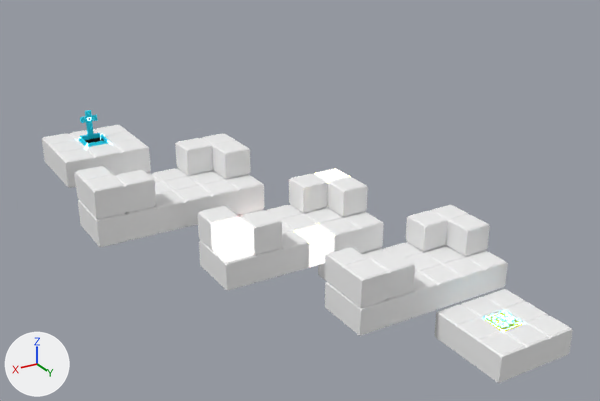
An edit to the FBX model Assets/Graphics/Models/Levels/P_LevelCascade.fbx, drawn before and after from the same camera.
Both versions are drawn from a 50 mm camera at (12.3, 22.26, 11.4) aimed at (-0.83, 0.38, 0.47). Every picture has the same lights, and +X, +Y and +Z are marked at lower left. Where no turn or scale is listed for an object, it has been applied to the vertices.

Objects in the first picture: 'Ground 11', 'Ground 12', 'Ground 13', 'Ground 49', 'Ground 50', 'Ground 56', 'Ground 58', 'Ground 60', 'Ground 61', 'Ground 70', 'Ground 72', 'SM_Ground 1'.
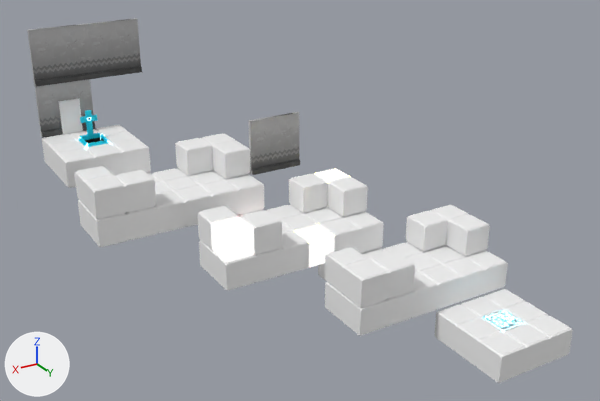
Edits to the bpy script that builds the scene:
```text
Add img_t_wall_base_png:
    img_t_wall_base_png = load_image('T_Wall_Base.png', '../../Textures/Walls/T_Wall_Base.png', 1024, 1024, 'sRGB')
Add img_t_wall_normal_png:
    img_t_wall_normal_png = load_image('T_Wall_Normal.png', '../../Textures/Walls/T_Wall_Normal.png', 1024, 1024, 'Non-Color')
Add mat_wall:
    mat_wall = bpy.data.materials.new('Wall')
    # uses the picture img_t_wall_base_png
    # uses the picture img_t_wall_normal_png
Add mat_wood:
    mat_wood = principled_material('Wood')
    mat_wood.base_color = (0.906, 0.906, 0.906)  # white #f4f4f4
Add me_scene_010:
    me_scene_010.from_pydata(...)  # 16 vertices, 28 faces; spans x -100.0..100.0, y -13.0..13.0, z -92.0..108.0
    me_scene_010.materials.append(mat_wall)
Add me_scene_009:
    me_scene_009.from_pydata(...)  # 32 vertices, 50 faces; spans x -1.0..1.0, y -0.12..0.16, z -0.92..1.08
    # faces by material slot: [28, 22]
    me_scene_009.materials.append(mat_wall)
    me_scene_009.materials.append(mat_wood)  # its picture is missing
Add ob_wall__2:
    ob_wall__2 = bpy.data.objects.new('Wall (2)', me_scene_010)
    ob_wall__2.parent = ob_p_levelcascade
    ob_wall__2.location = (450.0, 434.2, 750.0)
    ob_wall__2.rotation_euler = (-1.57, 0.0, 0.0)  # degrees (-90, 0, 0)
Add ob_wall_door:
    ob_wall_door = bpy.data.objects.new('Wall_Door', me_scene_009)
    ob_wall_door.location = (4.5, -7.5, 2.42)
Add ob_wall__1:
    ob_wall__1 = bpy.data.objects.new('Wall (1)', me_scene_010)
    ob_wall__1.parent = ob_p_levelcascade
    ob_wall__1.location = (250.0, 434.2, 750.0)
    ob_wall__1.rotation_euler = (-1.57, 0.0, 0.0)  # degrees (-90, 0, 0)
Add ob_wall:
    ob_wall = bpy.data.objects.new('Wall', me_scene_010)
    ob_wall.parent = ob_p_levelcascade
    ob_wall.location = (-150.0, 141.8, 250.0)
    ob_wall.rotation_euler = (-1.57, 0.0, 0.0)  # degrees (-90, 0, 0)
```

Boxes (x1, y1, x2, y2) around the edits, measured in the pictures (600 x 401 px):
'Wall (2)', added: after (27, 24, 91, 87)
'Wall (1)', added: after (85, 18, 142, 79)
'Wall', added: after (249, 112, 300, 175)
'Wall_Door', added: after (34, 79, 96, 138)
    faces in mat_wall: (34, 79, 96, 138)
    faces in mat_wood (its picture is missing): (58, 98, 83, 135)
